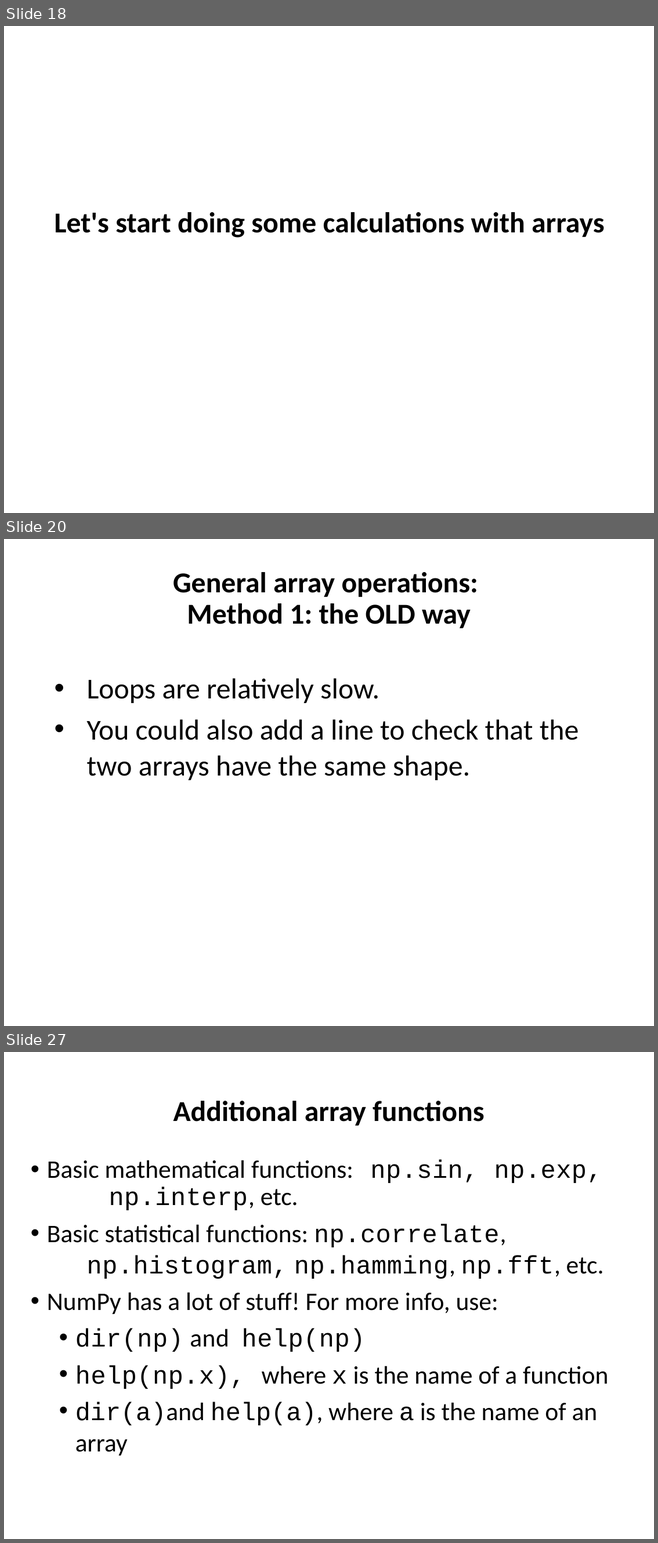
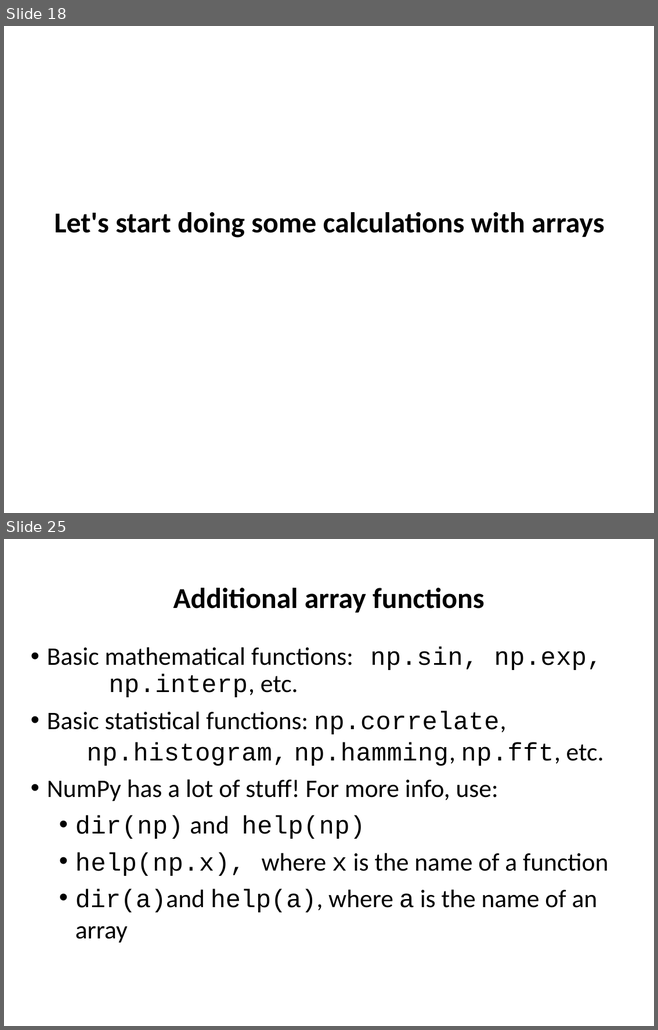
Before and after one commit to ncasuk/ncas-isc, a slide deck: python/presentations/handling_arrays/numpy.pptx. Shown one above the other, each under a label of ours: slides 18, 20 and 27 before the commit, slides 18 and 25 after it; the slides between them are not shown. The pictures are 658x1543 and 658x1030 pixels, drawn with LibreOffice and Linux fonts; fonts in the diff are those of the drawing; background and template pictures are left out. Boxes give left, top, right and bottom in pixels: in the first picture for what was removed or moved away, otherwise in the second. Text is boxed around its words. In the diff, an @@ line names an element or a change of style, - is before the commit and + after.

```diff
--- a/python/presentations/handling_arrays/numpy.pptx
+++ b/python/presentations/handling_arrays/numpy.pptx
@@ slide 20 removed at [4, 539, 654, 1026], background picture (left out) @@
@@ title removed at [173, 572, 478, 628] @@
-General array operations:
-Method 1: the OLD way
@@ text removed at [87, 678, 579, 780] @@
-• Loops are relatively slow.
-• You could also add a line to check that the two arrays have the same shape.
@@ what was slide 27 is now slide 25 @@
```
Also in this commit, not shown: 6 slides changed, 1 other slide removed, 1 other file.
